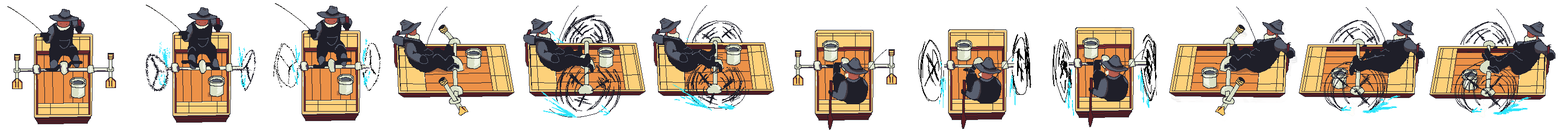
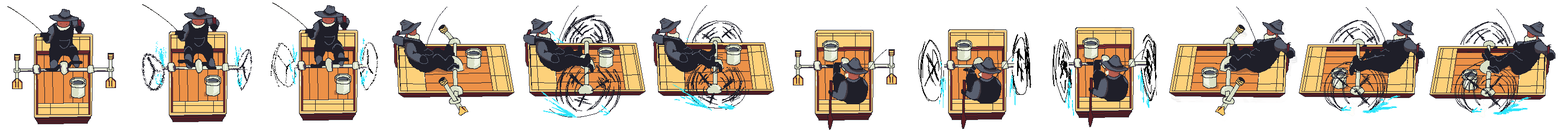
The second 1568×131 image is a revision of the first. Changes to its layers:
renamed "tree6 #1" to "Liitetty taso", painted on it over box(131, 2, 381, 123)
removed layer "Frame 1" over box(131, 3, 381, 123)
renamed "tree6" to "boatOnBoard.png", painted on it over box(131, 4, 381, 123)
removed layer "Frame 1 kopio #1" over box(131, 3, 381, 123)
